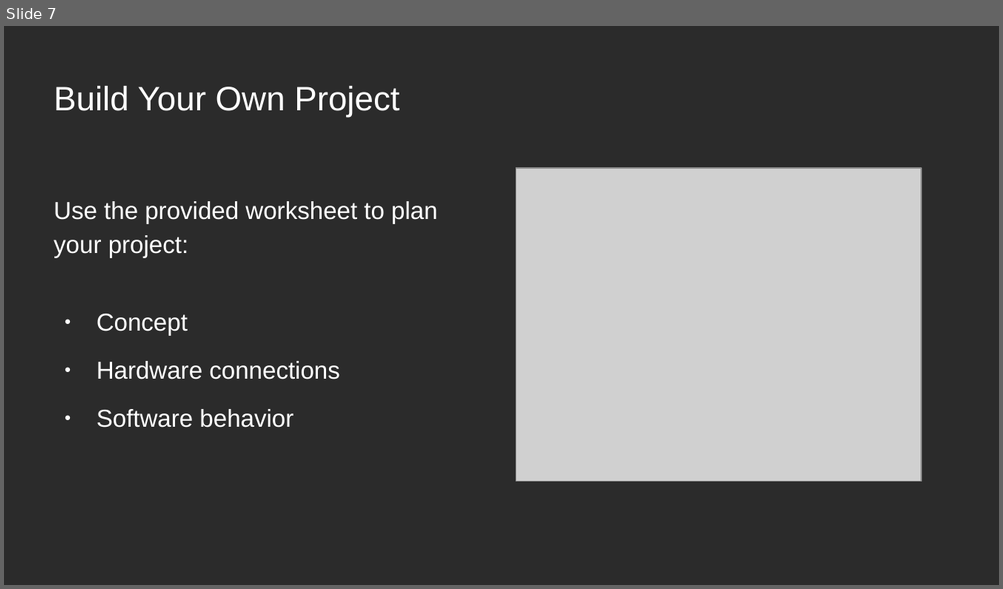
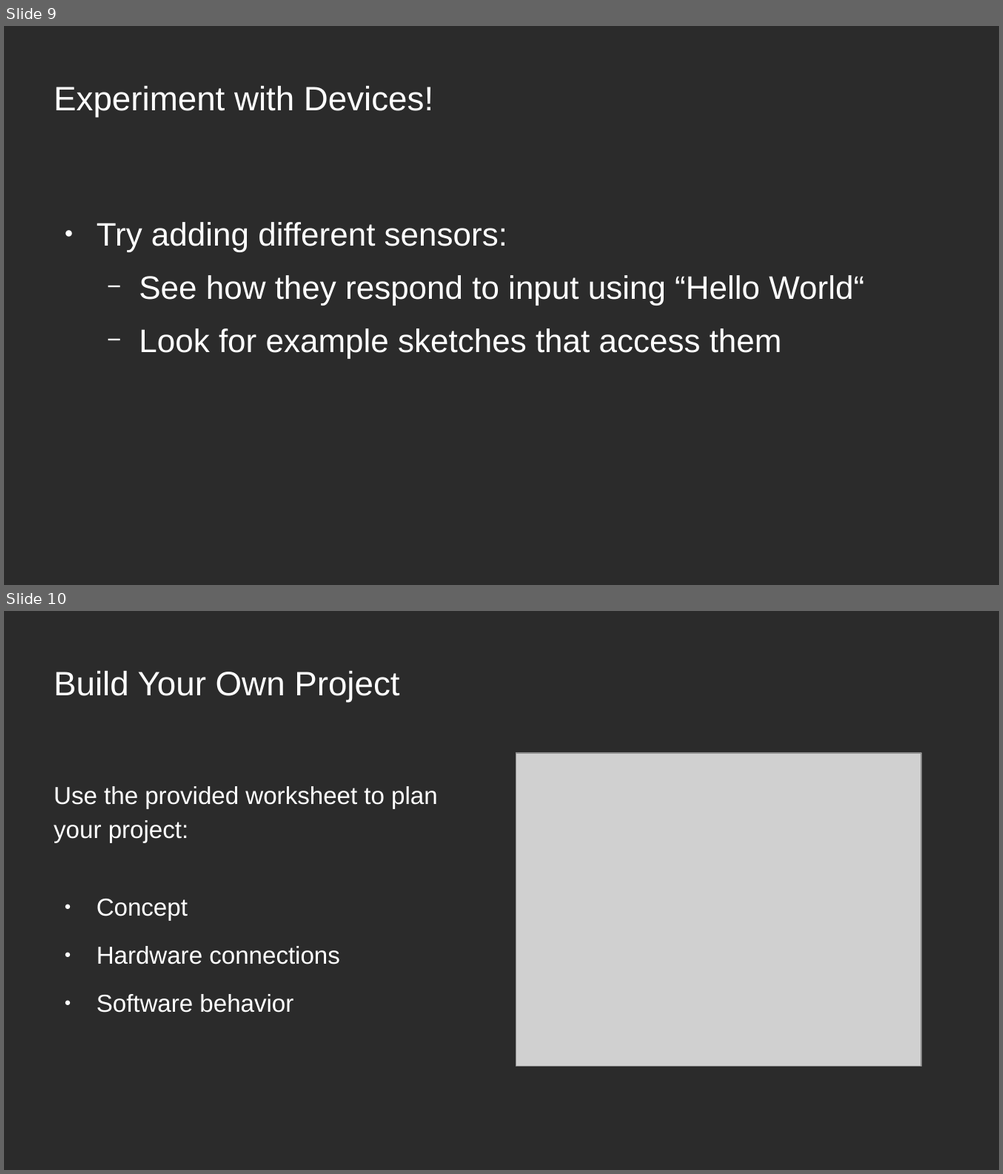
Before and after one commit to bradakelly/AdvancedArduinoWorkshop, a slide deck: CourseSlideshow.odp. Shown one above the other, each under a label of ours: slide 7 before the commit, slides 9 and 10 after it. The pictures are 1003x589 and 1003x1174 pixels, drawn with LibreOffice and Linux fonts; fonts in the diff are those of the drawing; grey boxes stand for pictures; background and template pictures are left out; a plain dark background stands for a picture behind light text. Boxes give left, top, right and bottom in pixels: in the first picture for what was removed or moved away, otherwise in the second. Text is boxed around its words. In the diff, an @@ line names an element or a change of style, - is before the commit and + after.

Commit message:
Added sensor experiment instructions

```diff
--- a/CourseSlideshow.odp
+++ b/CourseSlideshow.odp
@@ slide 9 added at <box>4,26,999,585</box>, background picture (left out) @@
@@ title added at <box>54,86,433,117</box>, 27 pt, text #FFFFFF @@
+Experiment with Devices!
@@ text added at <box>96,222,864,359</box>, 26 pt, text #FFFFFF @@
+● Try adding different sensors:
+  − See how they respond to input using “Hello World“
+  − Look for example sketches that access them
@@ what was slide 7 is now slide 10 @@
```
Also in this commit, not shown: 2 other slides added.
